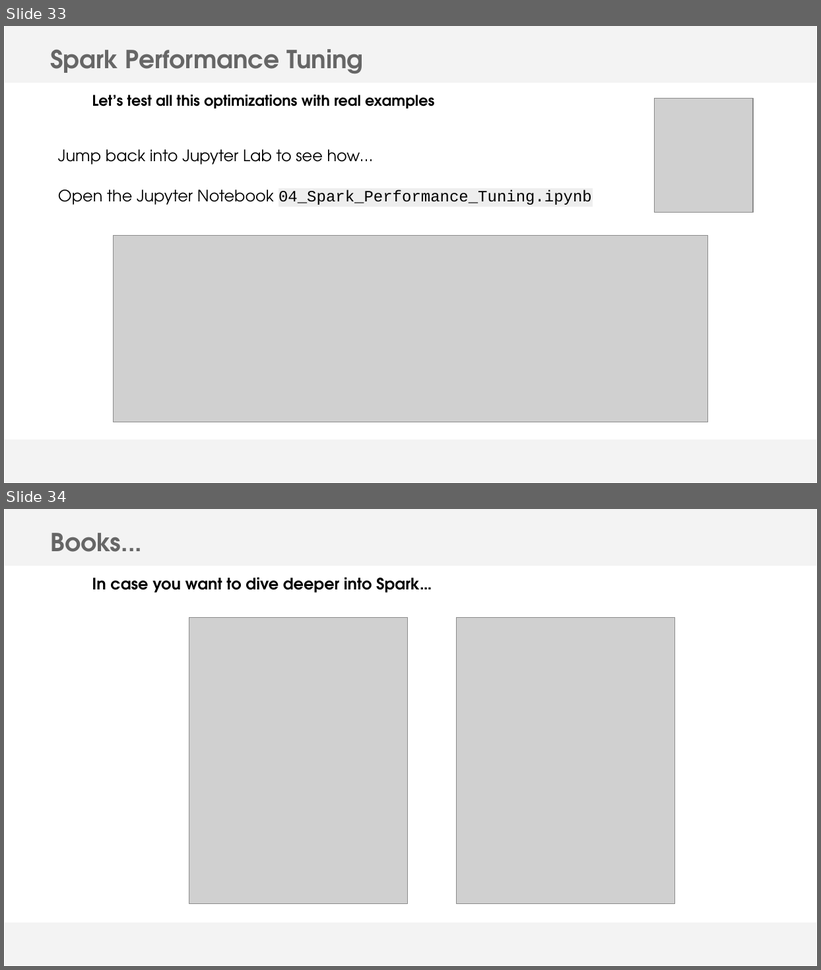
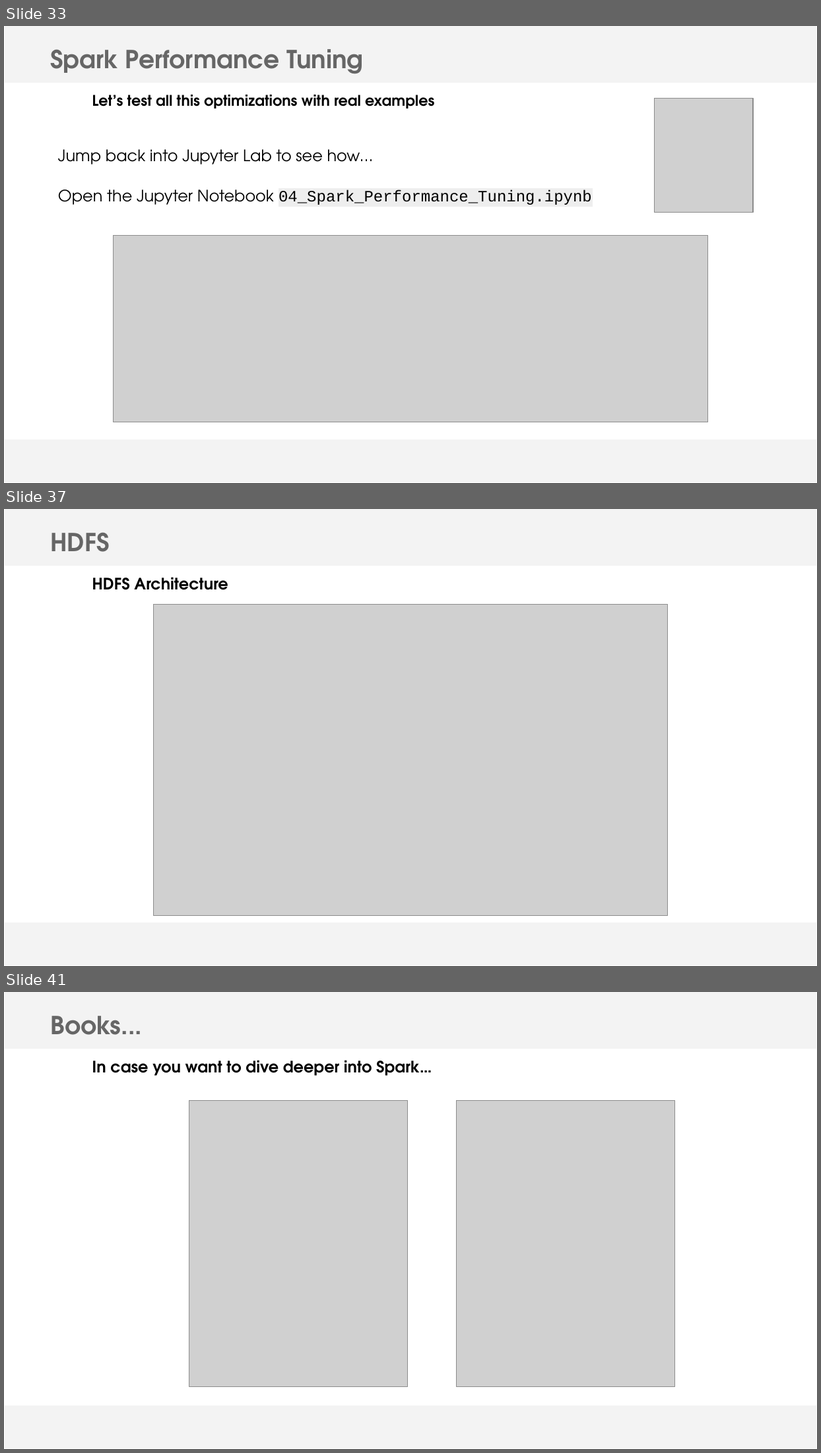
Before and after one commit to amarchan-stratio/spark-course, a slide deck: [NUMA 7.0] Spark Course.pptx. Shown one above the other, each under a label of ours: slides 33 and 34 before the commit, slides 33, 37 and 41 after it; the slides between them are not shown. The pictures are 821x970 and 821x1453 pixels, drawn with LibreOffice and Linux fonts; fonts in the diff are those of the drawing; grey boxes stand for pictures; background and template pictures are left out. Boxes give left, top, right and bottom in pixels: in the first picture for what was removed or moved away, otherwise in the second. Text is boxed around its words. In the diff, an @@ line names an element or a change of style, - is before the commit and + after.

Commit message:
Added HDFS notebook + slides

```diff
--- a/[NUMA 7.0] Spark Course.pptx
+++ b/[NUMA 7.0] Spark Course.pptx
@@ slide 37 added at [4, 509, 817, 966], background #FFFFFF; not listed: 2 template elements that a slide beside it also shows @@
@@ text added at [50, 532, 109, 552], 22 pt, text #666666, bold @@
+HDFS
@@ text added at [92, 577, 228, 590], 14 pt, text #000000, bold @@
+HDFS Architecture
@@ picture added at [154, 604, 667, 916] @@
@@ what was slide 34 is now slide 41 @@
```
Also in this commit, not shown: 6 other slides added, 8 other files.
